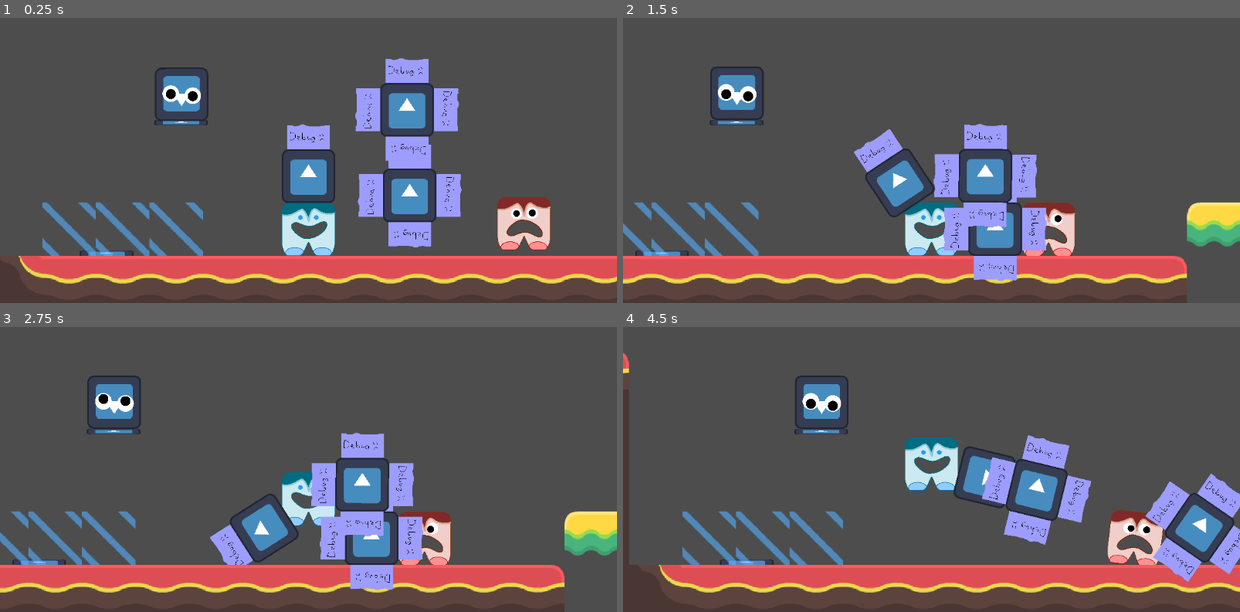
Above: before the commit, frames 1-4 (two rows, left to right).
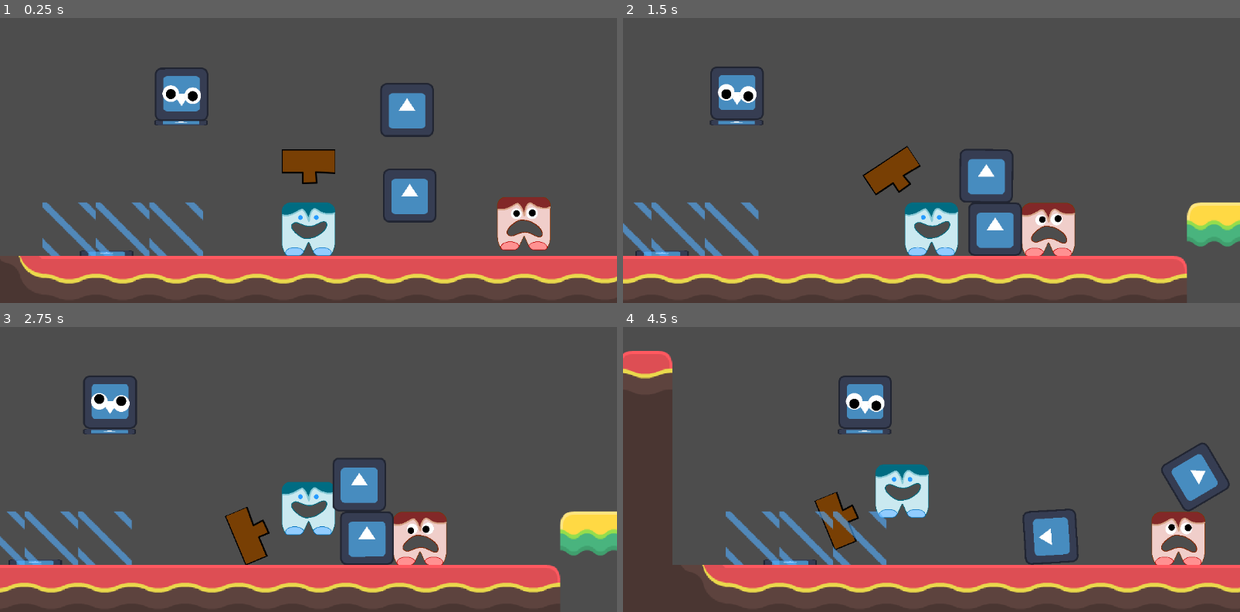
Above: after the commit, the same moments.

Repository: jkkivenko/james-gam-249
Game: Godot game, scene res://Scenes/game.tscn
The game is run twice, just before and just after one commit, with the same random seed, the same clock (stepped at 60 frames per second) and the same inputs. The engine's default icon, where the game draws it, is replaced by a stand-in: a white triangle on a blue panel in a dark square.
Inputs (mouse positions are in pixels of both pictures, inside the frame that each line leads up to):
- Up to frame 1 (0.25 s): no input
- Up to frame 2 (1.5 s): move the mouse to (1030, 228) at 0.52 s; hold D (Move Right) 0.53-1.28 s; right-click (1030, 228) at 0.6 s; click (1030, 228) at 0.67 s; move the mouse to (987, 228) at 1.27 s; hold A (Move Left) from 1.28 s (still down); tap Right (Swing Clockwise) at 1.35 s; click (987, 228) at 1.42 s
- Up to frame 3 (2.75 s): move the mouse to (499, 537) at 2.02 s; release A (Move Left) at 2.03 s; hold D (Move Right) from 2.03 s (still down); hold Left (Swing Counterclockwise) from 2.03 s (still down); click (499, 537) at 2.17 s
- Up to frame 4 (4.5 s): move the mouse to (993, 537) at 2.77 s; release Left (Swing Counterclockwise) at 2.78 s; right-click (993, 537) at 2.85 s; click (993, 537) at 2.92 s; move the mouse to (1024, 529) at 3.52 s; release D (Move Right) at 3.53 s; hold Right (Swing Clockwise) 3.53-4.28 s; hold A (Move Left) from 3.53 s (still down); click (1024, 529) at 3.67 s; move the mouse to (746, 386) at 4.27 s; tap Left (Swing Counterclockwise) at 4.35 s; click (746, 386) at 4.42 s

The runs differ from the first frame. In frame 1, 6.3% of the frame differs, in the area x 45-75%, y 14-81%; in frame 2, 6.4%; in frame 3, 11%; in frame 4, 24%, in the area x 0-100%, y 8-94%.

Commit message:
Make it so you can't make self intersecting impossible hammers

Diff:
--- a/Scenes/attachment_point.tscn
+++ b/Scenes/attachment_point.tscn
@@ -7,6 +7,7 @@
 script = ExtResource("1_5g6it")
 
 [node name="Indicator" type="Sprite2D" parent="."]
+visible = false
 position = Vector2(0, -40)
 scale = Vector2(0.625, 0.625)
 texture = ExtResource("1_ehnt0")
--- a/Scenes/held_entity.tscn
+++ b/Scenes/held_entity.tscn
@@ -3,7 +3,6 @@
 [ext_resource type="Script" uid="uid://dmipy7npwd8ud" path="res://Scripts/held_entity.gd" id="1_fu2gw"]
 
 [node name="HeldEntity" type="CharacterBody2D" groups=["Component Entities"]]
-collision_layer = 4
-collision_mask = 7
+collision_layer = 16
 input_pickable = true
 script = ExtResource("1_fu2gw")
--- a/Scenes/hilt.tscn
+++ b/Scenes/hilt.tscn
@@ -1,7 +1,7 @@
 [gd_scene load_steps=5 format=3 uid="uid://bqj8wf1b8vux2"]
 
 [ext_resource type="Script" uid="uid://t3j8047r2pwx" path="res://Scripts/hammer_component.gd" id="1_id6uf"]
-[ext_resource type="Texture2D" uid="uid://vsh53w0kddj4" path="res://icon.svg" id="1_yt3og"]
+[ext_resource type="Texture2D" uid="uid://1op5n5ix8x1g" path="res://art/hilt_temp.png" id="2_id6uf"]
 [ext_resource type="PackedScene" uid="uid://b0x3aihndppp2" path="res://Scenes/attachment_point.tscn" id="2_y0su6"]
 
 [sub_resource type="RectangleShape2D" id="RectangleShape2D_mb55d"]
@@ -12,8 +12,7 @@
 script = ExtResource("1_id6uf")
 
 [node name="Sprite2D" type="Sprite2D" parent="."]
-scale = Vector2(0.7813, 0.7813)
-texture = ExtResource("1_yt3og")
+texture = ExtResource("2_id6uf")
 
 [node name="HiltAttachmentPoint" parent="." instance=ExtResource("2_y0su6")]
 position = Vector2(0, -50)
--- a/Scenes/jamess.tscn
+++ b/Scenes/jamess.tscn
@@ -1,12 +1,13 @@
-[gd_scene load_steps=6 format=3 uid="uid://ekx6m0e8ufcf"]
+[gd_scene load_steps=7 format=3 uid="uid://ekx6m0e8ufcf"]
 
 [ext_resource type="Texture2D" uid="uid://vsh53w0kddj4" path="res://icon.svg" id="1_llrt7"]
 [ext_resource type="PackedScene" uid="uid://dl8yi5v1vwkq3" path="res://Scenes/player.tscn" id="2_f8181"]
-[ext_resource type="PackedScene" uid="uid://dw81ctxi12y6v" path="res://Scenes/physics_entity.tscn" id="4_fe7jn"]
+[ext_resource type="PackedScene" uid="uid://bwmfqse5rocjw" path="res://Scenes/physics_entity.tscn" id="4_fe7jn"]
 [ext_resource type="PackedScene" uid="uid://dafcgwkvmg08y" path="res://Scenes/block.tscn" id="5_lpgml"]
+[ext_resource type="PackedScene" uid="uid://bsfv5pgwdkgqx" path="res://Scenes/long_block.tscn" id="5_nanmf"]
 
 [sub_resource type="RectangleShape2D" id="RectangleShape2D_e2o6t"]
-size = Vector2(1234, 191)
+size = Vector2(4010, 191)
 
 [node name="Game" type="Node2D"]
 
@@ -18,7 +19,7 @@
 shape = SubResource("RectangleShape2D_e2o6t")
 
 [node name="Sprite2D" type="Sprite2D" parent="StaticBody2D"]
-scale = Vector2(9.6406, 1.57813)
+scale = Vector2(30, 1.5781)
 texture = ExtResource("1_llrt7")
 
 [node name="Player" parent="." instance=ExtResource("2_f8181")]
@@ -27,22 +28,18 @@
 [node name="Camera2D" type="Camera2D" parent="."]
 position = Vector2(577, 364)
 
-[node name="PhysicsEntity" parent="." instance=ExtResource("4_fe7jn")]
-position = Vector2(212, 165)
-component_scene = ExtResource("5_lpgml")
-
 [node name="PhysicsEntity2" parent="." instance=ExtResource("4_fe7jn")]
-position = Vector2(104, 375)
+position = Vector2(860, 418)
 component_scene = ExtResource("5_lpgml")
 
 [node name="PhysicsEntity4" parent="." instance=ExtResource("4_fe7jn")]
-position = Vector2(418, 185)
+position = Vector2(1014, 312)
 component_scene = ExtResource("5_lpgml")
 
-[node name="PhysicsEntity5" parent="." instance=ExtResource("4_fe7jn")]
-position = Vector2(72, 150)
+[node name="PhysicsEntity15" parent="." instance=ExtResource("4_fe7jn")]
+position = Vector2(871, 267)
 component_scene = ExtResource("5_lpgml")
 
-[node name="PhysicsEntity3" parent="." instance=ExtResource("4_fe7jn")]
-position = Vector2(369, 415)
-component_scene = ExtResource("5_lpgml")
+[node name="PhysicsEntity" parent="." instance=ExtResource("4_fe7jn")]
+position = Vector2(306, 297)
+component_scene = ExtResource("5_nanmf")
--- /dev/null
+++ b/Scenes/long_block.tscn
@@ -0,0 +1,39 @@
+[gd_scene load_steps=5 format=3 uid="uid://bsfv5pgwdkgqx"]
+
+[ext_resource type="Script" uid="uid://t3j8047r2pwx" path="res://Scripts/hammer_component.gd" id="1_rdl4o"]
+[ext_resource type="Texture2D" uid="uid://vsh53w0kddj4" path="res://icon.svg" id="2_abpb6"]
+[ext_resource type="PackedScene" uid="uid://b0x3aihndppp2" path="res://Scenes/attachment_point.tscn" id="3_ugs80"]
+
+[sub_resource type="RectangleShape2D" id="RectangleShape2D_ejx3s"]
+size = Vector2(200, 100)
+
+[node name="Block" type="CollisionShape2D"]
+shape = SubResource("RectangleShape2D_ejx3s")
+script = ExtResource("1_rdl4o")
+
+[node name="Sprite2D" type="Sprite2D" parent="."]
+position = Vector2(-7.62939e-06, 0)
+scale = Vector2(1.568, 0.784)
+texture = ExtResource("2_abpb6")
+
+[node name="Left" parent="." instance=ExtResource("3_ugs80")]
+position = Vector2(-100, 0)
+rotation = -1.5708
+
+[node name="TopLeft" parent="." instance=ExtResource("3_ugs80")]
+position = Vector2(-50, -50)
+
+[node name="TopRight" parent="." instance=ExtResource("3_ugs80")]
+position = Vector2(50, -50)
+
+[node name="BottomLeft" parent="." instance=ExtResource("3_ugs80")]
+position = Vector2(-50, 50)
+rotation = 3.14159
+
+[node name="BottomRight" parent="." instance=ExtResource("3_ugs80")]
+position = Vector2(50, 50)
+rotation = 3.14159
+
+[node name="Right" parent="." instance=ExtResource("3_ugs80")]
+position = Vector2(100, 0)
+rotation = 1.5708
--- /dev/null
+++ b/Scenes/triangle_block.tscn
@@ -0,0 +1,28 @@
+[gd_scene load_steps=5 format=3 uid="uid://curlnjnnyvyuc"]
+
+[ext_resource type="Script" uid="uid://t3j8047r2pwx" path="res://Scripts/hammer_component.gd" id="1_8bouk"]
+[ext_resource type="Texture2D" uid="uid://dlq0tases6osy" path="res://art/trigle.png" id="2_8bouk"]
+[ext_resource type="PackedScene" uid="uid://b0x3aihndppp2" path="res://Scenes/attachment_point.tscn" id="3_bfkoc"]
+
+[sub_resource type="ConvexPolygonShape2D" id="ConvexPolygonShape2D_y0taa"]
+points = PackedVector2Array(0, -42, 50, 41, -50, 41)
+
+[node name="Block" type="CollisionShape2D"]
+shape = SubResource("ConvexPolygonShape2D_y0taa")
+script = ExtResource("1_8bouk")
+
+[node name="Sprite2D" type="Sprite2D" parent="."]
+position = Vector2(-1, 0)
+texture = ExtResource("2_8bouk")
+
+[node name="AttachmentPoint" parent="." instance=ExtResource("3_bfkoc")]
+position = Vector2(-24, 0)
+rotation = -1.0472
+
+[node name="AttachmentPoint2" parent="." instance=ExtResource("3_bfkoc")]
+position = Vector2(24, 0)
+rotation = 1.0472
+
+[node name="AttachmentPoint3" parent="." instance=ExtResource("3_bfkoc")]
+position = Vector2(-1, 42)
+rotation = 3.14159
--- a/Scripts/game_manager.gd
+++ b/Scripts/game_manager.gd
@@ -2,5 +2,7 @@
 
 var player: PlayerController
 
+var is_holding_a_component : bool = false
+
 func finish_level() -> void:
 	print("Level is finish :)")
--- a/Scripts/held_entity.gd
+++ b/Scripts/held_entity.gd
@@ -1,8 +1,10 @@
 @tool
 class_name HeldEntity extends CharacterBody2D
 
-@export var smoothing : float = 0.9
-@export var rotation_smoothing : float = 0.5
+## Applies a smoothing effect to the held object's position
+@export_range(0,1) var smoothing : float = 0.9
+# Applies a rotation effect to the held object's rotation
+@export_range(0,1) var rotation_smoothing : float = 0.5
 
 var physics_entity_scene : PackedScene = load("res://Scenes/physics_entity.tscn")
 var target_rotation : float = 0.0
@@ -15,13 +17,18 @@
 		velocity *= smoothing
 		rotation = lerp_angle(rotation, target_rotation, rotation_smoothing)
 		move_and_slide()
-		if not Input.is_mouse_button_pressed(MOUSE_BUTTON_LEFT):
-			if get_tree().get_first_node_in_group("Weapon").add_component(get_child(0)):
-				queue_free()
-			else:
-				create_physics_entity()
+		if not Input.is_mouse_button_pressed(MOUSE_BUTTON_LEFT) and GameManager.is_holding_a_component:
+			try_to_add_component()
 		if Input.is_action_just_pressed("Rotate Held Object"):
 			target_rotation += PI / 2.0
+
+func try_to_add_component():
+	GameManager.is_holding_a_component = false
+	var did_add_component = await get_tree().get_first_node_in_group("Weapon").add_component(get_child(0))
+	if did_add_component:
+		queue_free()
+	else:
+		create_physics_entity()
 
 func create_physics_entity():
 	var physics_entity : Node2D = physics_entity_scene.instantiate()
--- a/Scripts/physics_entity.gd
+++ b/Scripts/physics_entity.gd
@@ -13,8 +13,9 @@
 func _process(_delta):
 	if not Engine.is_editor_hint():
 		#print("I'm a physics entity!")
-		if Input.is_mouse_button_pressed(MOUSE_BUTTON_LEFT) and hovered:
+		if Input.is_mouse_button_pressed(MOUSE_BUTTON_LEFT) and hovered and not GameManager.is_holding_a_component:
 			create_held_entity()
+			GameManager.is_holding_a_component = true
 
 func reset_component():
 	if component:
--- a/Scripts/weapon_pivot.gd
+++ b/Scripts/weapon_pivot.gd
@@ -30,7 +30,7 @@
 	return components
 
 func _process(_delta):
-	if Input.is_mouse_button_pressed(MOUSE_BUTTON_LEFT) and hovered_component:
+	if Input.is_mouse_button_pressed(MOUSE_BUTTON_LEFT) and hovered_component and not GameManager.is_holding_a_component:
 		disconnect_component(hovered_component)
 		for disconnected_component in get_disconnected_components():
 			print("THERE IS A DISCONNECTED COMPONENT!!!!!!!!!!!!!!!!!!!")
@@ -40,6 +40,7 @@
 	# First we create the held entity that will float around the player's mouse
 	var entity : Node2D
 	if should_create_held_object:
+		GameManager.is_holding_a_component = true
 		entity = held_entity_scene.instantiate()
 	else:
 		entity = physics_entity_scene.instantiate()
@@ -101,13 +102,42 @@
 		closest_attachment_point_self.attached_point = closest_attachment_point_other
 		closest_attachment_point_other.attached_point = closest_attachment_point_self
 		#print("Other component's " + closest_attachment_point_other.name + " connected to this component's " + closest_attachment_point_self.name)
-		component.get_parent().remove_child(component)
+		var old_parent = component.get_parent()
+		old_parent.remove_child(component)
+		var component_rotation = global_rotation - closest_attachment_point_other.rotation + closest_attachment_point_self.rotation + PI + closest_attachment_point_self.get_parent().rotation
+		#print("Calculated a rotation of ", -(closest_attachment_point_self.rotation + closest_attachment_point_other.rotation))
+		var position_offset = (-closest_attachment_point_other.position).rotated(component_rotation)
+		#print("Offset by ", position_offset)
+		var component_position = closest_attachment_point_self.global_position + position_offset
+		# Create a new area2d to test if anything is currently taking up the space that the new component will take up
+		var collision_test_area : Area2D = Area2D.new()
+		add_child(collision_test_area)
+		collision_test_area.add_child(component)
+		component.global_rotation = component_rotation
+		component.global_position = component_position
+		component.scale = Vector2.ONE * 0.9
+		await get_tree().process_frame
+		await get_tree().process_frame
+		var is_colliding = bool(len(collision_test_area.get_overlapping_bodies()))
+		#print(is_colliding)
+		collision_test_area.remove_child(component)
+		collision_test_area.queue_free()
+		if is_colliding:
+			old_parent.add_child(component)
+			component.rotation = 0
+			component.position = Vector2.ZERO
+			return false
+		# Finally, add the component to the hammer
+		# Have to recalculate these because the hammer might have moved during the await step
+		# This does technically mean that the player could subvert the collision detection if they're swinging the hammer REALLY HARD
+		# But like, whatever
+		component_rotation = global_rotation - closest_attachment_point_other.rotation + closest_attachment_point_self.rotation + PI + closest_attachment_point_self.get_parent().rotation
+		position_offset = (-closest_attachment_point_other.position).rotated(component_rotation)
+		component_position = closest_attachment_point_self.global_position + position_offset
 		add_child(component)
-		component.rotation = -closest_attachment_point_other.rotation + closest_attachment_point_self.rotation + PI + closest_attachment_point_self.get_parent().rotation
-		#print("Calculated a rotation of ", -(closest_attachment_point_self.rotation + closest_attachment_point_other.rotation))
-		var position_offset = (-closest_attachment_point_other.position).rotated(component.global_rotation)
-		#print("Offset by ", position_offset)
-		component.global_position = closest_attachment_point_self.global_position + position_offset
+		component.global_rotation = component_rotation
+		component.global_position = component_position
+		component.scale = Vector2.ONE
 		return true
 	return false
 
--- a/project.godot
+++ b/project.godot
@@ -58,6 +58,7 @@
 2d_physics/layer_2="Player"
 2d_physics/layer_3="Physics Objects"
 2d_physics/layer_4="Player Exclusion"
+2d_physics/layer_5="Floating Object"
 
 [physics]
 
Not shown, added: art/hilt_temp.png.import
Binary file added: art/trigle.png
Not shown, added: art/trigle.png.import
